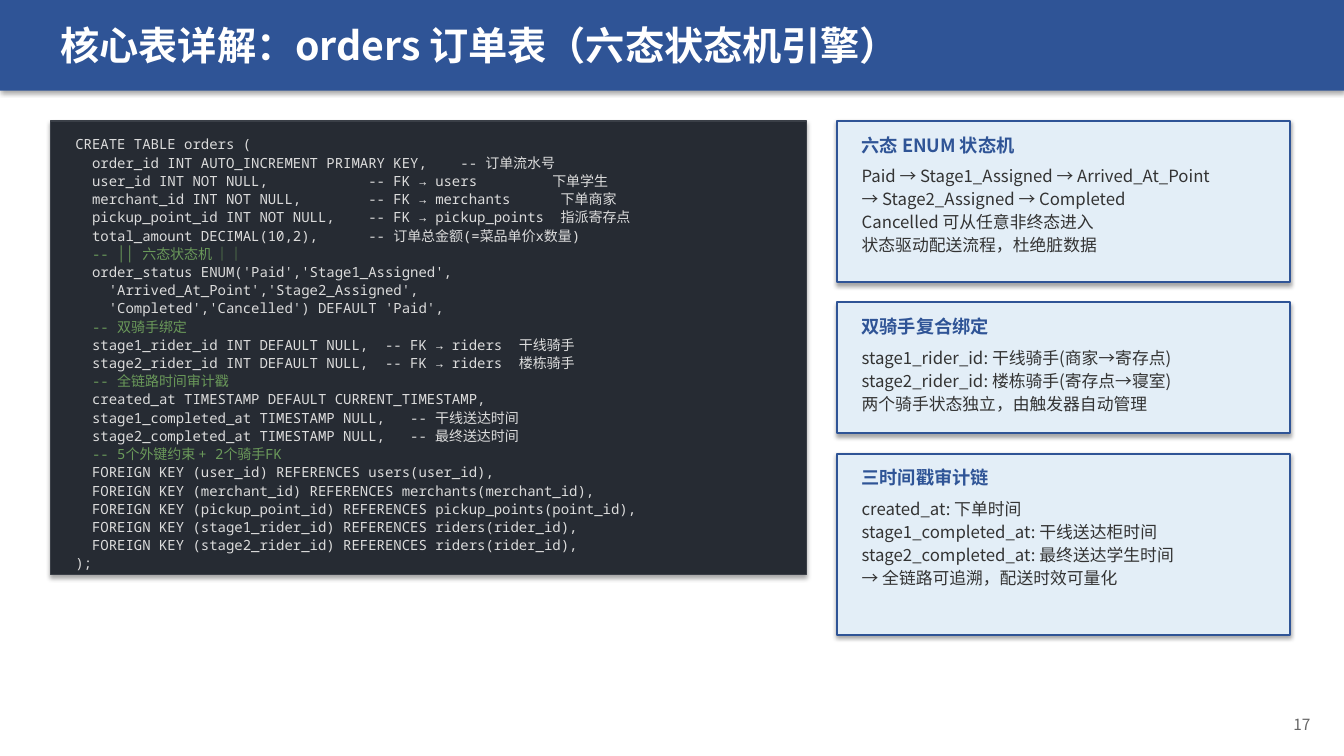
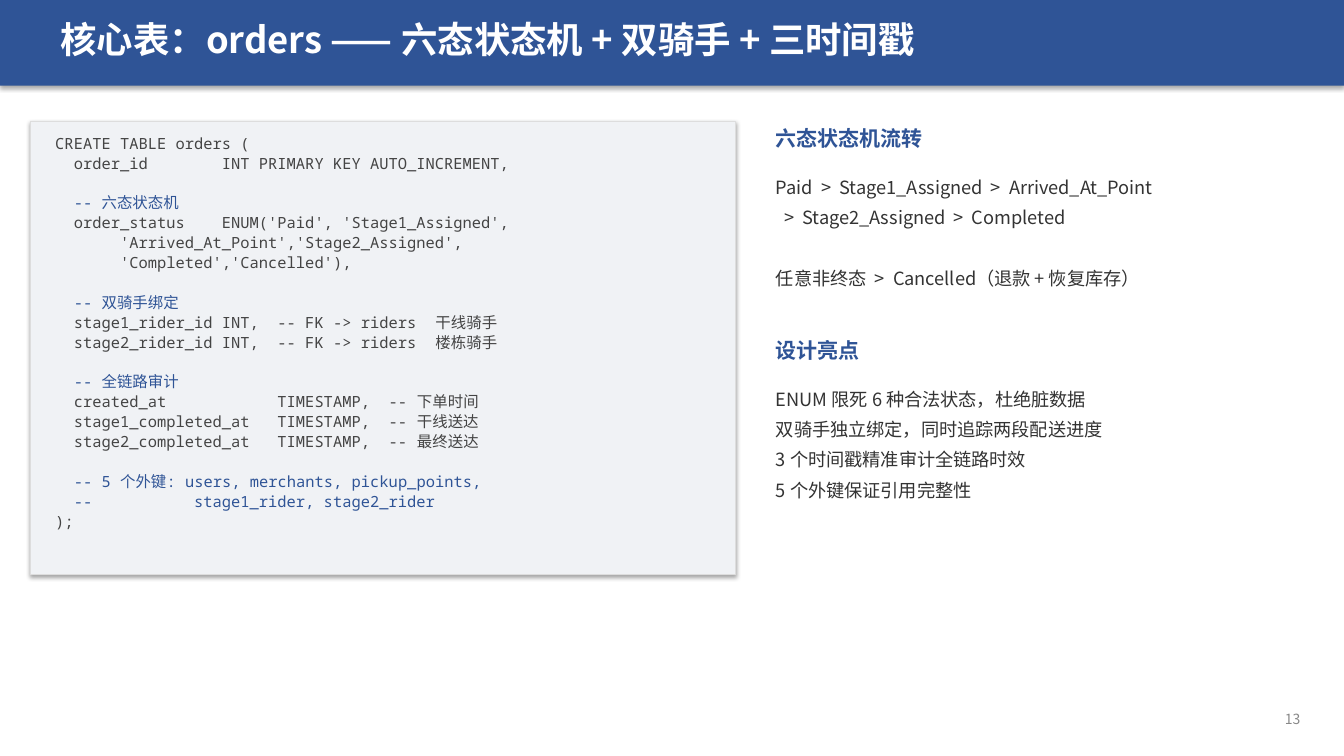
Before and after one commit to sou1maker/database, a slide deck: slide 13 of 校园外卖两段式配送系统_答辩汇报.pptx. Drawn at 1344x756 pixels with LibreOffice and Linux fonts; fonts in the diff are those of the drawing. Boxes give left, top, right and bottom in pixels: in the first picture for what was removed or moved away, otherwise in the second. Text is boxed around its words. In the diff, an @@ line names an element or a change of style, - is before the commit and + after.

```diff
--- a/校园外卖两段式配送系统_答辩汇报.pptx
+++ b/校园外卖两段式配送系统_答辩汇报.pptx
@@ rectangle: place and size @@
-rectangle at bbox=[0, 0, 1344, 91]
+rectangle at bbox=[0, 0, 1344, 86]
@@ text in rectangle at bbox=[60, 26, 899, 64]: text removed @@
-核心表详解：orders 订单表（六态状态机引擎）
@@ text added at bbox=[60, 21, 915, 57], 26 pt, text #FFFFFF, bold @@
+核心表：orders —— 六态状态机 + 双骑手 + 三时间戳
@@ rectangle: place and size @@
-rectangle at bbox=[50, 121, 807, 575]
+rectangle at bbox=[30, 121, 736, 575]
@@ rectangle at bbox=[30, 121, 736, 575]: fill #262B33 to #F0F2F5; outline #3A3F47 1 pt to #DDDDDD 0.5 pt @@
@@ text "CREATE TABLE orders (": place and size @@
-text "CREATE TABLE orders (" at bbox=[75, 138, 636, 554]
+text "CREATE TABLE orders (" at bbox=[55, 137, 509, 511]
@@ text at bbox=[55, 137, 463, 310]: size 10 to 11 pt in "CREATE TABLE orders (", "'Arrived_At_Point','Stage2_Assigned',", "-- 双骑手绑定", ");"; text colour #DCDCDC to #444444 in "CREATE TABLE orders (", "'Arrived_At_Point','Stage2_Assigned',", ");"; text colour #6A995A to #2F5496 in "-- 双骑手绑定" @@
@@ text at bbox=[776, 128, 923, 148]: text changed; size 13 to 15 pt @@
-六态 ENUM 状态机
+六态状态机流转
@@ rectangle removed at bbox=[837, 121, 1291, 282] @@
@@ text at bbox=[74, 157, 509, 232]: text changed; size 10 to 11 pt; text colour #DCDCDC to #444444 @@
-order_id INT AUTO_INCREMENT PRIMARY KEY, -- 订单流水号
-user_id INT NOT NULL, -- FK → users 下单学生
-merchant_id INT NOT NULL, -- FK → merchants 下单商家
-pickup_point_id INT NOT NULL, -- FK → pickup_points 指派寄存点
-total_amount DECIMAL(10,2), -- 订单总金额(=菜品单价x数量)
--- ││ 六态状态机 ││
-order_status ENUM('Paid','Stage1_Assigned',
+order_id INT PRIMARY KEY AUTO_INCREMENT,
+-- 六态状态机
+order_status ENUM('Paid', 'Stage1_Assigned',
@@ text at bbox=[776, 179, 1153, 287]: text changed; size 12 to 13 pt @@
-Paid → Stage1_Assigned → Arrived_At_Point
-→ Stage2_Assigned → Completed
-Cancelled 可从任意非终态进入
-状态驱动配送流程，杜绝脏数据
+Paid > Stage1_Assigned > Arrived_At_Point
+> Stage2_Assigned > Completed
+任意非终态 > Cancelled（退款 + 恢复库存）
@@ text at bbox=[120, 256, 351, 272]: text changed; size 10 to 11 pt; text colour #DCDCDC to #444444 @@
-'Completed','Cancelled') DEFAULT 'Paid',
+'Completed','Cancelled'),
@@ text at bbox=[74, 316, 482, 511]: text changed; size 10 to 11 pt; text colour #DCDCDC to #444444 @@
-stage1_rider_id INT DEFAULT NULL, -- FK → riders 干线骑手
-stage2_rider_id INT DEFAULT NULL, -- FK → riders 楼栋骑手
--- 全链路时间审计戳
-created_at TIMESTAMP DEFAULT CURRENT_TIMESTAMP,
-stage1_completed_at TIMESTAMP NULL, -- 干线送达时间
-stage2_completed_at TIMESTAMP NULL, -- 最终送达时间
--- 5个外键约束 + 2个骑手FK
-FOREIGN KEY (user_id) REFERENCES users(user_id),
-FOREIGN KEY (merchant_id) REFERENCES merchants(merchant_id),
-FOREIGN KEY (pickup_point_id) REFERENCES pickup_points(point_id),
-FOREIGN KEY (stage1_rider_id) REFERENCES riders(rider_id),
-FOREIGN KEY (stage2_rider_id) REFERENCES riders(rider_id),
+stage1_rider_id INT, -- FK -> riders 干线骑手
+stage2_rider_id INT, -- FK -> riders 楼栋骑手
+-- 全链路审计
+created_at TIMESTAMP, -- 下单时间
+stage1_completed_at TIMESTAMP, -- 干线送达
+stage2_completed_at TIMESTAMP, -- 最终送达
+-- 5 个外键: users, merchants, pickup_points,
+-- stage1_rider, stage2_rider
@@ rectangle removed at bbox=[837, 302, 1291, 434] @@
@@ text added at bbox=[776, 340, 860, 360], 15 pt, text #2F5496, bold @@
+设计亮点
@@ text removed at bbox=[862, 350, 1171, 412] @@
-stage1_rider_id: 干线骑手(商家→寄存点)
-stage2_rider_id: 楼栋骑手(寄存点→寝室)
-两个骑手状态独立，由触发器自动管理
@@ text at bbox=[776, 390, 1103, 499]: text changed; text colour #2F5496 to #333333; bold off @@
-双骑手复合绑定
+ENUM 限死 6 种合法状态，杜绝脏数据
+双骑手独立绑定，同时追踪两段配送进度
+3 个时间戳精准审计全链路时效
+5 个外键保证引用完整性
@@ rectangle removed at bbox=[837, 454, 1291, 635] @@
@@ text removed at bbox=[862, 468, 989, 486] @@
-三时间戳审计链
@@ text removed at bbox=[862, 501, 1173, 586] @@
-created_at: 下单时间
-stage1_completed_at: 干线送达柜时间
-stage2_completed_at: 最终送达学生时间
-→ 全链路可追溯，配送时效可量化
@@ text added at bbox=[1285, 713, 1301, 724], 10 pt, text #888888 @@
+13
@@ text removed at bbox=[1293, 718, 1310, 730] @@
-17
```
Also in this commit, not shown: 23 other slides changed, 18 slides added, 14 slides removed, 1 other file.
